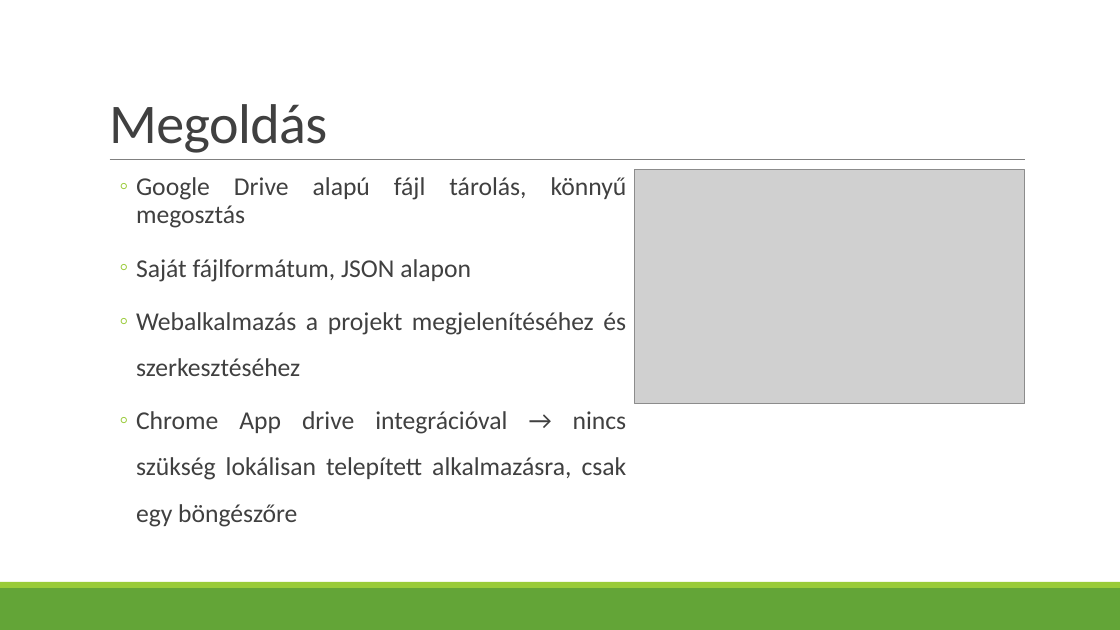
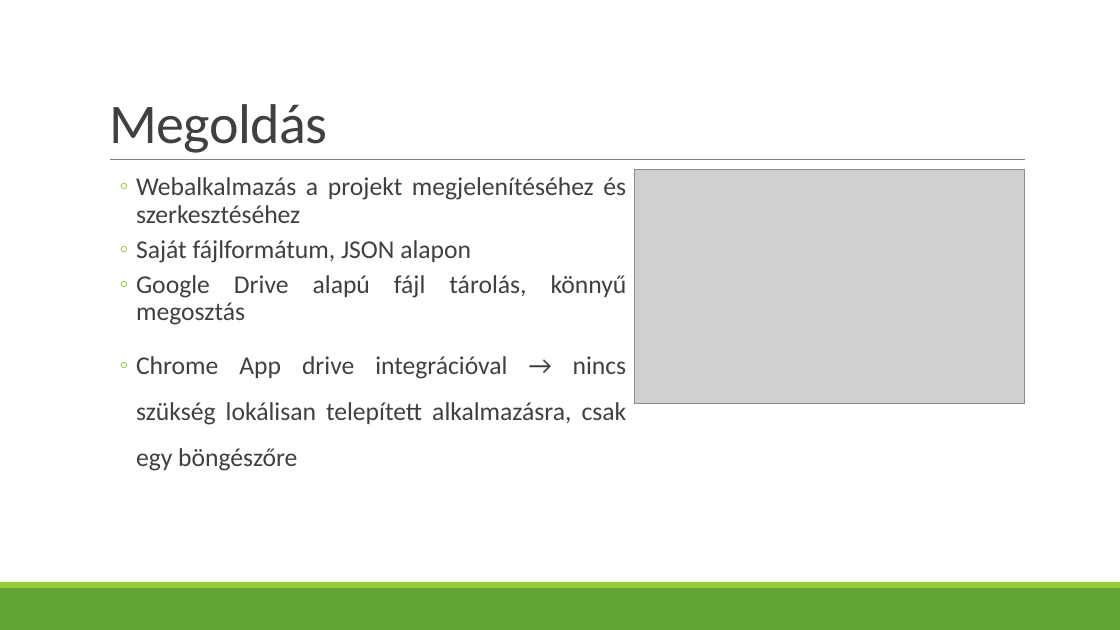
Before and after one commit to valyonbalazs/softarch, a slide deck: slide 3 of specification/prezentacio_v01.pptx. Drawn at 1120x630 pixels with LibreOffice and Linux fonts; fonts in the diff are those of the drawing; grey boxes stand for pictures. Boxes give left, top, right and bottom in pixels: in the first picture for what was removed or moved away, otherwise in the second. Text is boxed around its words. In the diff, an @@ line names an element or a change of style, - is before the commit and + after.

Commit message:
Modified ppt

```diff
--- a/specification/prezentacio_v01.pptx
+++ b/specification/prezentacio_v01.pptx
@@ text at (136,177,626,263): paragraphs added @@
+  ◦ Webalkalmazás a projekt megjelenítéséhez és szerkesztéséhez
+  ◦ Saját fájlformátum, JSON alapon
@@ text at (136,259,626,376): paragraphs removed @@
-  ◦ Saját fájlformátum, JSON alapon
-  ◦ Webalkalmazás a projekt megjelenítéséhez és szerkesztéséhez
```
Also in this commit, not shown: 6 slides added, 1 slide removed.
